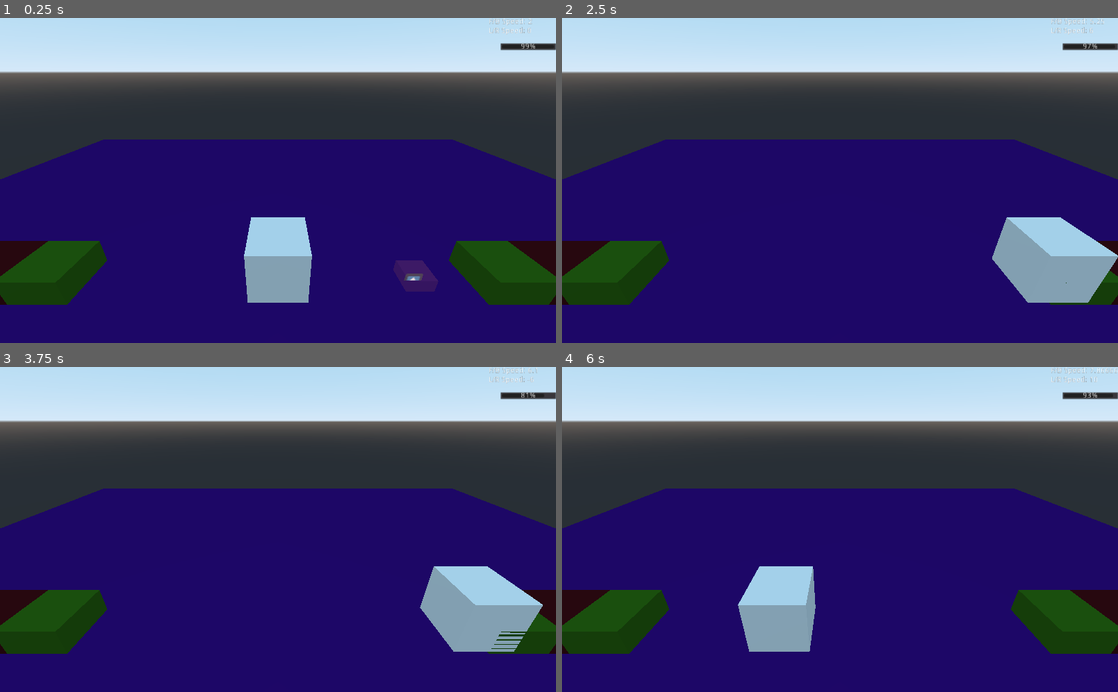
Above: before the commit, frames 1-4 (two rows, left to right).
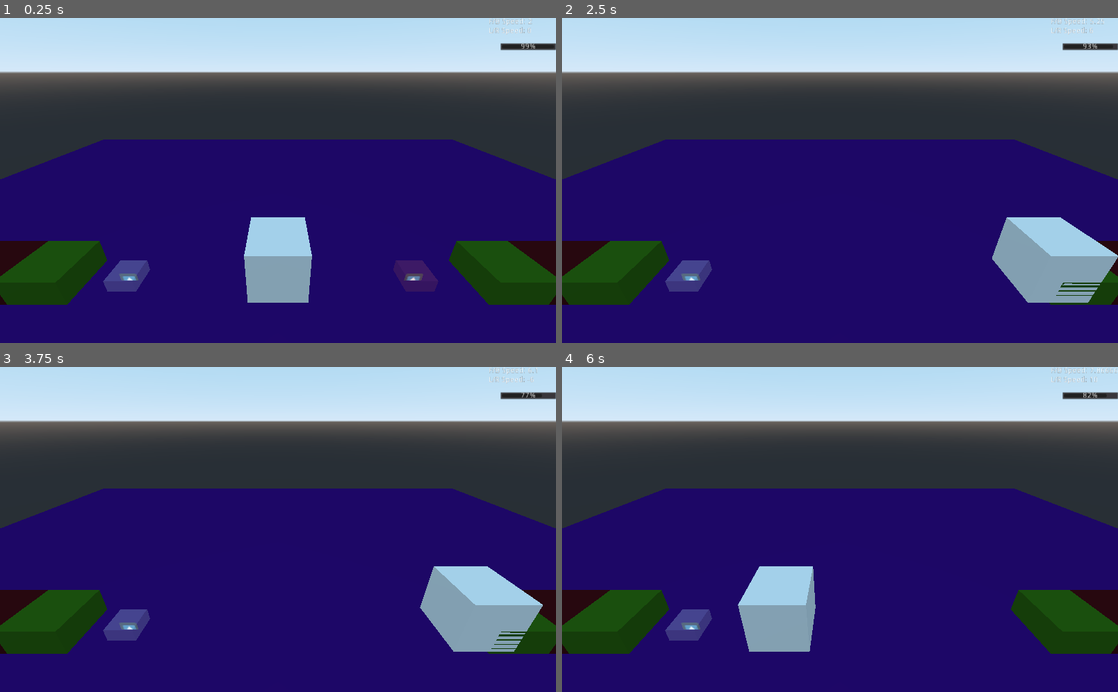
Above: after the commit, the same moments.

Repository: DevinPentecost/ld44
Game: Godot game, scene res://scenes/DevinTestScene.tscn
Two runs of this game, one before a commit and one after it. Both use one fixed random seed, a clock stepped at 60 frames per second and the inputs below. The project has no main scene, so this scene is started directly. The engine's default icon, where the game draws it, is replaced by a stand-in: a white triangle on a blue panel in a dark square.
Inputs:
- Up to frame 1 (0.25 s): no input
- Up to frame 2 (2.5 s): tap Enter at 0.5 s; hold D (move_right) 0.53-1.28 s; hold W (boost) 0.53-1.28 s; hold S (brake) 1.28-2.03 s; tap W (boost) at 1.35 s; hold D (move_right) from 2.03 s (still down); hold W (boost) from 2.03 s (still down)
- Up to frame 3 (3.75 s): release W (boost) at 2.78 s; tap W (boost) at 2.85 s; release D (move_right) at 3.53 s; hold A (move_left) from 3.53 s (still down); hold W (boost) from 3.53 s (still down)
- Up to frame 4 (6 s): release W (boost) at 4.28 s; tap W (boost) at 4.35, 5.85 s; release A (move_left) at 5.03 s; hold S (brake) 5.03-5.78 s; hold W (boost) 5.03-5.78 s; hold D (move_right) from 5.78 s (still down)

The runs differ from the first frame. In frame 1, 0.6% of the frame differs, in the area x 18-27%, y 74-85%; in frame 2, 0.7%, in the area x 18-100%, y 7-86%; in frame 3, 0.6%; in frame 4, 0.6%.

Commit message:
Added Pedestrians, who can also be items (health) Player no longer dies, instead is forced to brake for health

Diff:
--- a/project/objects/Player/Player.gd
+++ b/project/objects/Player/Player.gd
@@ -1,11 +1,13 @@
 extends KinematicBody
 
 signal player_died
+signal player_force_brake(start)
 
 #What is the current movement state
 class MovementState:
 	var boost = false
 	var brake = false
+	var force_brake = false
 	var left = false
 	var right = false
 
@@ -25,10 +27,10 @@
 
 	func is_boosting():
 		#Can't boost if you're using the brake
-		return boost and not brake
+		return boost and not (brake or force_brake)
 	func is_braking():
 		#You can always brake
-		return brake
+		return brake or force_brake
 
 var movement_state = MovementState.new()
 
@@ -81,7 +83,7 @@
 #Brake stuff
 var speed_brake = 3
 var acceleration_brake = -9
-var health_loss_brake = -25 #Health recovered per second
+var health_loss_brake = -15 #Health recovered per second
 
 # Called when the node enters the scene tree for the first time.
 func _ready():
@@ -105,6 +107,8 @@
 		wall.connect("body_exited", self, "_on_wall_body_exited")
 
 func _physics_process(delta):
+
+	#Do we have to force being braked?
 
 	#Are we moving?
 	_process_movement_turn(delta)
@@ -221,12 +225,19 @@
 	current_health -= health_to_lose
 
 	#Can't go over max
-	current_health = min(current_health, max_health)
+	if current_health >= max_health:
+		current_health = min(current_health, max_health)
+		movement_state.force_brake = false
+		emit_signal("player_force_brake", false)
 
 	#Did we go under?
 	if current_health < 0:
-		emit_signal("player_died")
-		is_alive = false
+
+		#emit_signal("player_died")
+		#is_alive = false
+
+		movement_state.force_brake = true
+		emit_signal("player_force_brake", true)
 
 		#TODO: Do player dead stuff
 
@@ -261,6 +272,19 @@
 	#Play an animation for getting hit or something
 	#TODO: MAKE IT HAPPEN!
 
+func hit_pedestrian(pedestrian):
+
+	#Was this a good pedestrian or bad?
+	var is_good = pedestrian.health_loss <= 0 and pedestrian.speed_loss <= 0
+
+	#Take the health hit
+	current_health -= pedestrian.health_loss
+
+	#Slow down if it was bad
+	current_speed -= pedestrian.speed_loss
+
+	#TODO: Animate if it was bad or good or whatever
+
 func _on_shoulder_body_entered(body):
 	#Check we're the one who is affected
 	if body == self:
--- /dev/null
+++ b/project/objects/Track/Pedestrian.gd
@@ -0,0 +1,40 @@
+extends Area
+
+#These should be set by the map generator
+#An item is just a non-moving pedestrian
+var move_left = true
+var move_speed = 10
+var health_loss = 10 #Make this positive to gain health for powerups
+var speed_loss = 7
+
+# Called when the node enters the scene tree for the first time.
+func _ready():
+	set_physics_process(true)
+
+func _physics_process(delta):
+
+	#Move this guy
+	var speed = move_speed
+	if not move_left:
+		speed = -speed
+	var movement = Vector3(speed, 0, 0)
+
+func _destroy():
+
+	#Play an animation or something
+	queue_free()
+	pass
+
+func _on_Pedestrian_body_entered(body):
+
+	#Did we hit the player?
+	if body.is_in_group("player"):
+		#We behave accordingly
+
+		#Player got HIT
+		body.hit_pedestrian(self)
+
+		#Act accordingly
+		_destroy()
+		pass
+	pass # Replace with function body.
--- /dev/null
+++ b/project/objects/Track/Pedestrian.tscn
@@ -0,0 +1,30 @@
+[gd_scene load_steps=6 format=2]
+
+[ext_resource path="res://objects/Track/Pedestrian.gd" type="Script" id=1]
+[ext_resource path="res://icon.png" type="Texture" id=2]
+
+[sub_resource type="BoxShape" id=1]
+extents = Vector3( 0.5, 0.5, 0.5 )
+
+[sub_resource type="SpatialMaterial" id=2]
+flags_transparent = true
+albedo_color = Color( 1, 1, 1, 0.301961 )
+
+[sub_resource type="CubeMesh" id=3]
+material = SubResource( 2 )
+size = Vector3( 1, 1, 1 )
+
+[node name="Pedestrian" type="Area"]
+script = ExtResource( 1 )
+
+[node name="CollisionShape" type="CollisionShape" parent="."]
+shape = SubResource( 1 )
+
+[node name="Sprite3D" type="Sprite3D" parent="."]
+texture = ExtResource( 2 )
+
+[node name="MeshInstance" type="MeshInstance" parent="."]
+mesh = SubResource( 3 )
+material/0 = null
+
+[connection signal="body_entered" from="." to="." method="_on_Pedestrian_body_entered"]
--- a/project/scenes/DevinTestScene.tscn
+++ b/project/scenes/DevinTestScene.tscn
@@ -1,10 +1,11 @@
-[gd_scene load_steps=10 format=2]
+[gd_scene load_steps=11 format=2]
 
 [ext_resource path="res://objects/Player/Player.tscn" type="PackedScene" id=1]
 [ext_resource path="res://objects/PlayerCamera/PlayerCamera.tscn" type="PackedScene" id=2]
 [ext_resource path="res://objects/Track/Wall.tscn" type="PackedScene" id=3]
 [ext_resource path="res://objects/Track/Shoulder.tscn" type="PackedScene" id=4]
 [ext_resource path="res://objects/Track/Obstacle.tscn" type="PackedScene" id=5]
+[ext_resource path="res://objects/Track/Pedestrian.tscn" type="PackedScene" id=6]
 
 [sub_resource type="GDScript" id=8]
 script/source = "extends Spatial
@@ -27,7 +28,6 @@
 	_display_health()
 
 func _display_speed():
-
 	var text = \"F/B Speed: %s\\nL/R Speed: %s\" % [player.current_speed, player.current_turn_speed]
 	speed_label.text = text
 
@@ -41,6 +41,10 @@
 	#Show GAMEOVER
 	$GAMEOVER.show()
 	pass # Replace with function body.
+
+
+func _on_Player_player_force_brake(start):
+	$ForceBrake.visible = start
 "
 
 [sub_resource type="BoxShape" id=1]
@@ -55,6 +59,16 @@
 
 [node name="DevinTestScene" type="Spatial"]
 script = SubResource( 8 )
+
+[node name="ForceBrake" type="Label" parent="."]
+visible = false
+anchor_top = 0.5
+anchor_right = 1.0
+anchor_bottom = 0.5
+margin_top = -7.0
+margin_bottom = 7.0
+text = "FORCE BRAKE UNTILL HEALED"
+align = 1
 
 [node name="GAMEOVER" type="Label" parent="."]
 visible = false
@@ -115,4 +129,8 @@
 [node name="Obstacle" parent="." instance=ExtResource( 5 )]
 transform = Transform( 1, 0, 0, 0, 1, 0, 0, 0, 1, 5, 0, 0 )
 
+[node name="Pedestrian" parent="." instance=ExtResource( 6 )]
+transform = Transform( 1, 0, 0, 0, 1, 0, 0, 0, 1, -5.49629, 0, 0 )
+
 [connection signal="player_died" from="Player" to="." method="_on_Player_player_died"]
+[connection signal="player_force_brake" from="Player" to="." method="_on_Player_player_force_brake"]
